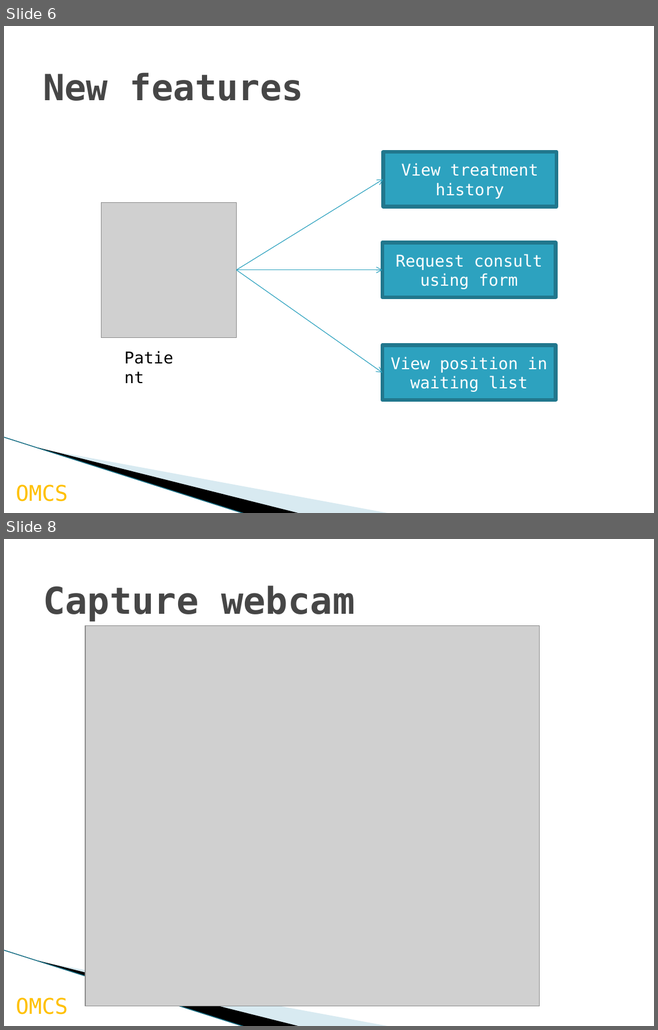
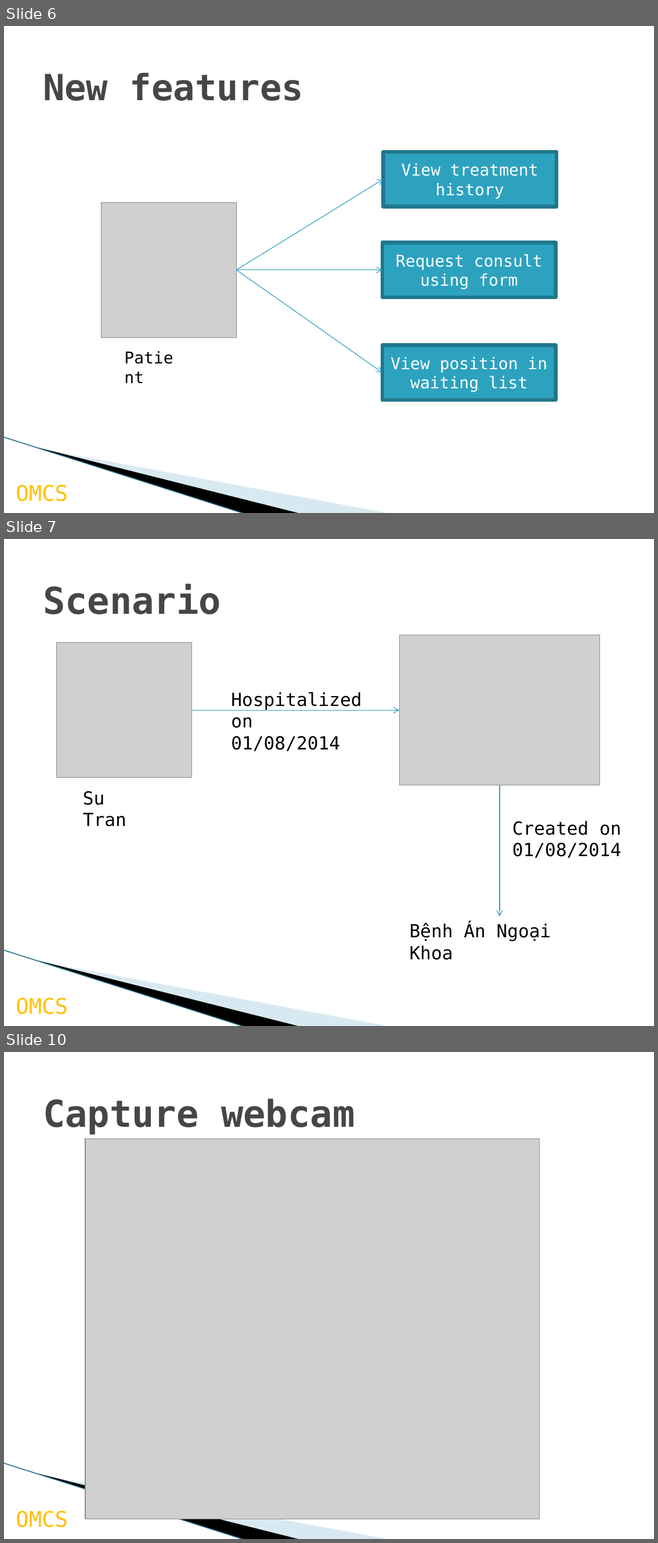
Before and after one commit to palaniellappank/online-medical-consultant-system, a slide deck: Document/OMCS_Slide re-defend.pptx. Shown one above the other, each under a label of ours: slides 6 and 8 before the commit, slides 6, 7 and 10 after it; the slides between them are not shown. The pictures are 658x1030 and 658x1543 pixels, drawn with LibreOffice and Linux fonts; fonts in the diff are those of the drawing; grey boxes stand for pictures; background and template pictures are left out. Boxes give left, top, right and bottom in pixels: in the first picture for what was removed or moved away, otherwise in the second. Text is boxed around its words. In the diff, an @@ line names an element or a change of style, - is before the commit and + after.

```diff
--- a/Document/OMCS_Slide re-defend.pptx
+++ b/Document/OMCS_Slide re-defend.pptx
@@ slide 7 added at box(4, 539, 654, 1026), background #FFFFFF; not listed: 4 template elements that a slide beside it also shows @@
@@ title added at box(43, 584, 221, 614), 41 pt, text #464646, bold @@
+Scenario
@@ picture added at box(57, 642, 192, 777) @@
@@ picture added at box(399, 635, 599, 785) @@
@@ text added at box(231, 692, 361, 751), 20 pt, text #000000 @@
+Hospitalized on
+01/08/2014
@@ arrow added from (192, 711) to (399, 711), #2DA2BF 0.75 pt @@
@@ text added at box(83, 791, 126, 827), 20 pt, text #000000 @@
+Su Tran
@@ arrow added from (499, 785) to (499, 917), #2DA2BF 0.75 pt @@
@@ text added at box(512, 821, 621, 858), 20 pt, text #000000 @@
+Created on
+01/08/2014
@@ text added at box(409, 923, 551, 960), 20 pt, text #000000 @@
+Bệnh Án Ngoại Khoa
@@ what was slide 8 is now slide 10 @@
```
Also in this commit, not shown: 1 slide changed, 1 other slide added, 2 other files.
